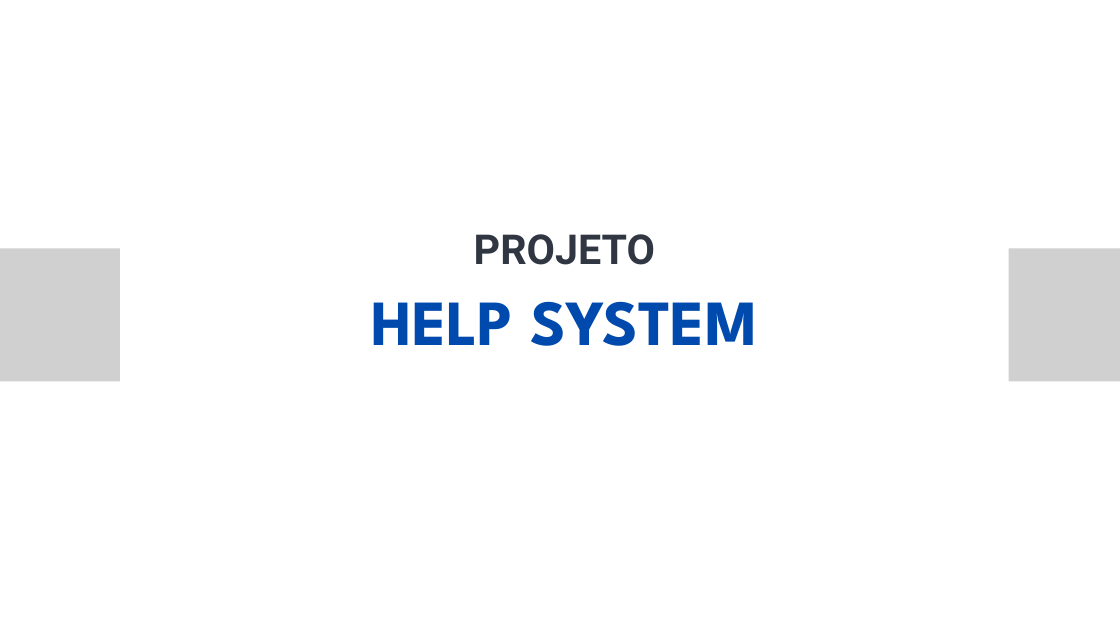
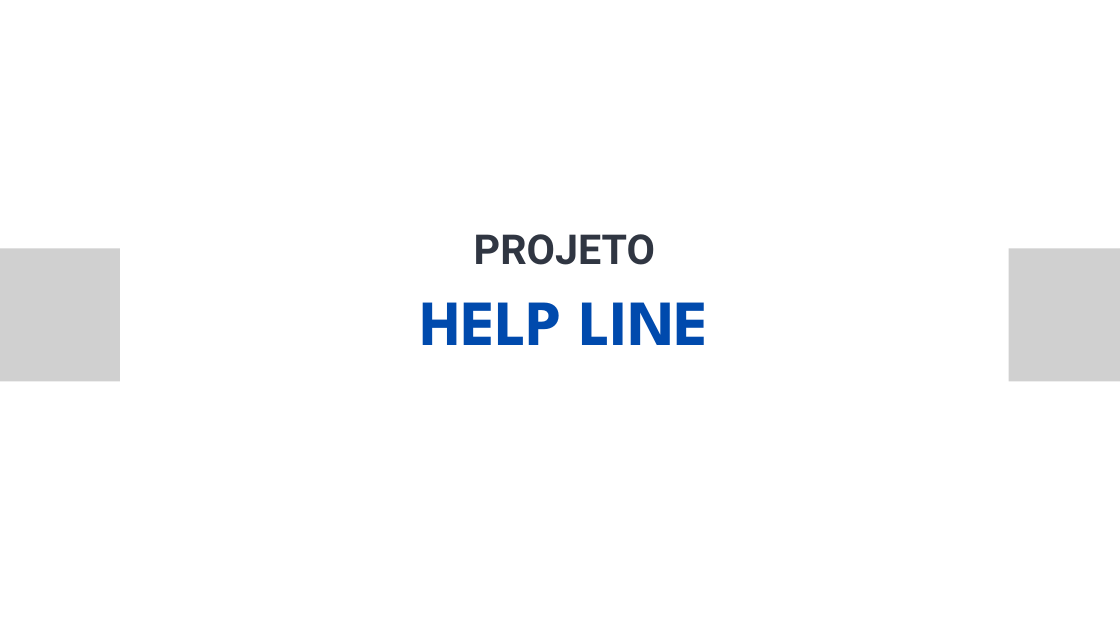
Before and after one commit to tiagomonge/HelpSystem, a slide deck: slide 1 of utils/Modelo de Apresentação.pptx. Drawn at 1120x630 pixels with LibreOffice and Linux fonts; fonts in the diff are those of the drawing; grey boxes stand for pictures; background and template pictures are left out. Boxes give left, top, right and bottom in pixels: in the first picture for what was removed or moved away, otherwise in the second. Text is boxed around its words. In the diff, an @@ line names an element or a change of style, - is before the commit and + after.

```diff
--- a/utils/Modelo de Apresentação.pptx
+++ b/utils/Modelo de Apresentação.pptx
@@ text at (420, 302, 708, 345): text changed @@
-HELP SYSTEM
+HELP LINE
```
Also in this commit, not shown: 3 other slides changed, 1 slide added, 1 slide removed.
